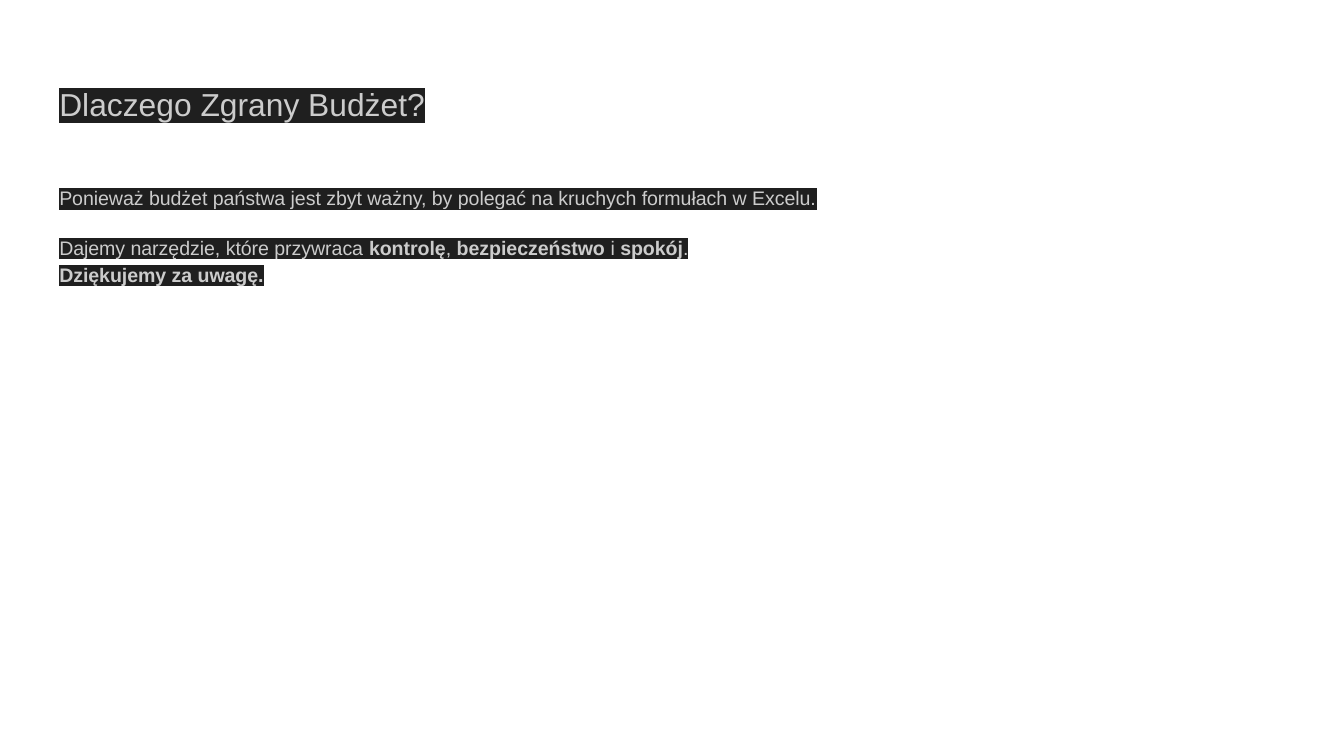
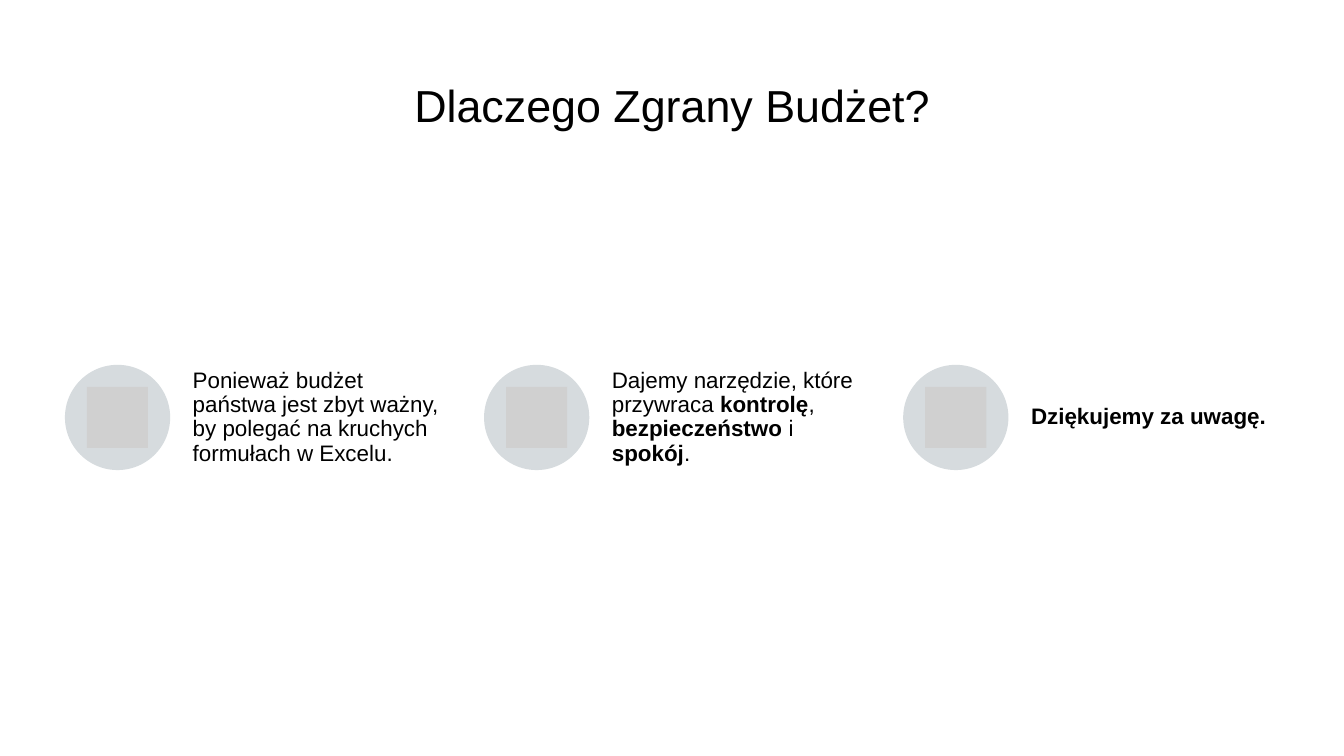
Before and after one commit to BachaBajceps/HackNation2025, a slide deck: slide 9 of Prezentacja.pptx. Drawn at 1344x756 pixels with LibreOffice and Linux fonts; fonts in the diff are those of the drawing; grey boxes stand for pictures. Boxes give left, top, right and bottom in pixels: in the first picture for what was removed or moved away, otherwise in the second. Text is boxed around its words. In the diff, an @@ line names an element or a change of style, - is before the commit and + after.

```diff
--- a/Prezentacja.pptx
+++ b/Prezentacja.pptx
@@ title "Dlaczego Zgrany Budżet?" at <box>414,89,929,130</box>: size 17 to 24 pt, text colour #CCCCCC to #000000, highlight #1F1F1F to none; alignment left to centre; line spacing 1.15 to 0.9; vertical alignment top to middle @@
@@ text removed at <box>59,190,816,287</box> @@
-Ponieważ budżet państwa jest zbyt ważny, by polegać na kruchych formułach w Excelu.
-Dajemy narzędzie, które przywraca kontrolę, bezpieczeństwo i spokój.
-Dziękujemy za uwagę.
@@ group added at <box>65,364,1266,469</box>: 3 ellipses, 3 pictures, 3 texts @@
+Ponieważ budżet państwa jest zbyt ważny, by polegać na kruchych formułach w Excelu.
+Dajemy narzędzie, które przywraca kontrolę, bezpieczeństwo i spokój.
+Dziękujemy za uwagę.
```
Also in this commit, not shown: 7 other slides changed.
